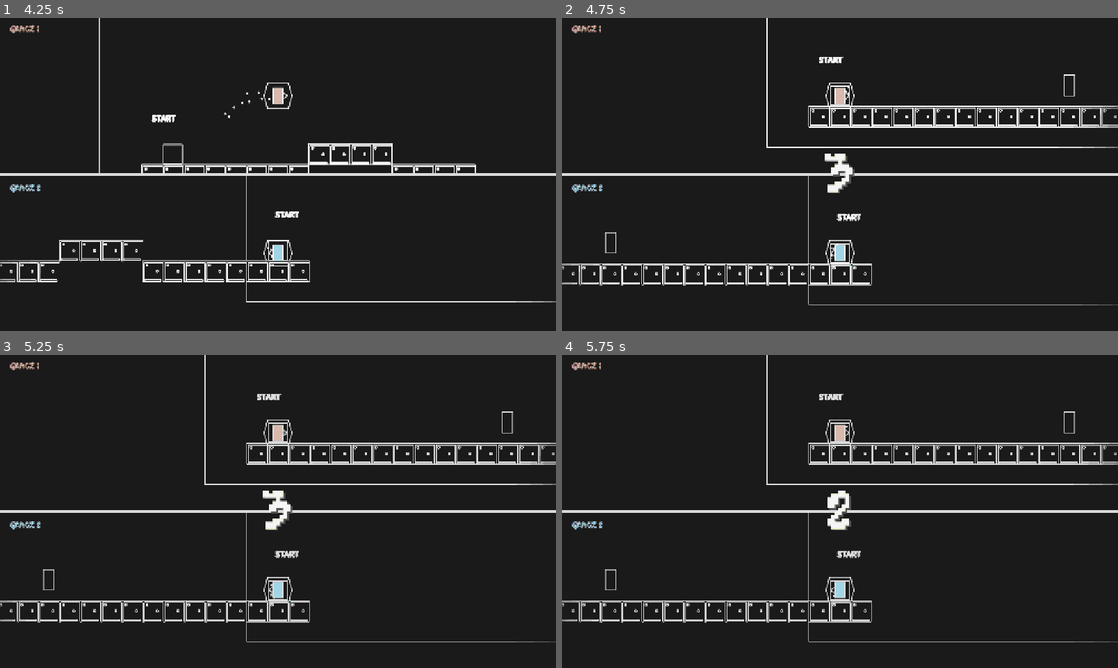
Above: before the commit, frames 1-4 (two rows, left to right).
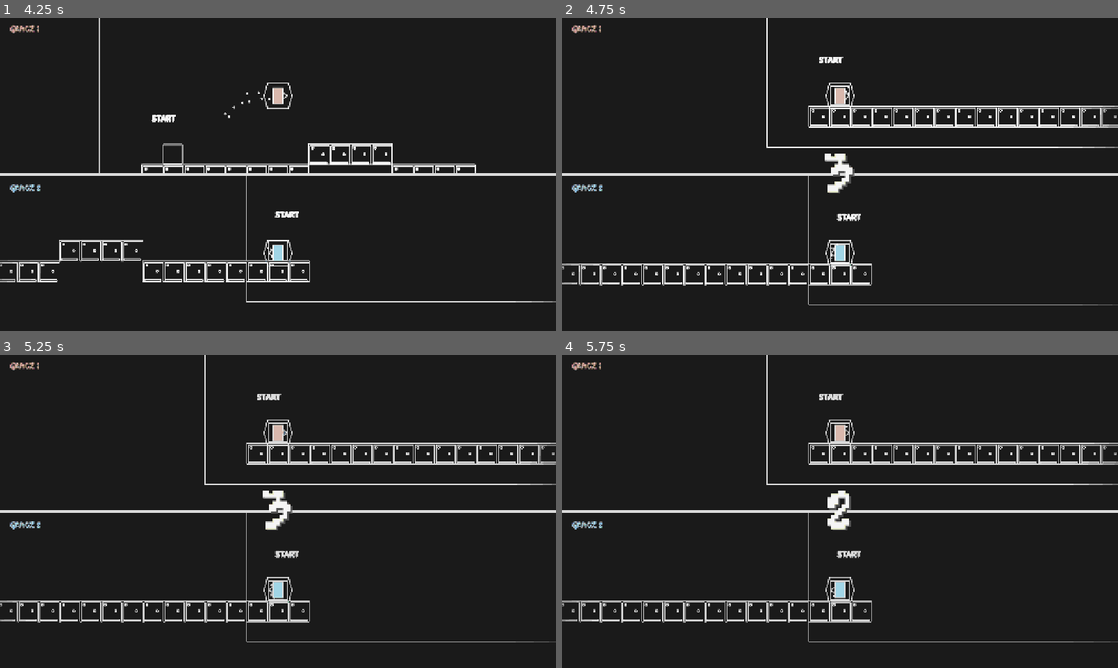
Above: after the commit, the same moments.

Repository: ketr4x/Haven
Game: Godot game, scene res://scenes/game/race.tscn
Two runs of this game, one before a commit and one after it. Both use one fixed random seed, a clock stepped at 60 frames per second and the inputs below.
Inputs:
- Up to frame 1 (4.25 s): tap Enter at 0.5 s; hold N (new_seed) 0.53-1.28 s; hold D (p1_right) 0.53-2.03 s; tap W (p1_jump) at 0.77, 1.52, 3.02, 3.77 s; tap R (restart) at 1.25, 2, 3.5 s; tap S (p1_shout) at 1.35 s; hold A (p1_left) 2.03-2.78 s; hold Left (p2_left) 2.03-2.78 s; hold D (p1_right) from 2.78 s (still down); tap Right (p2_right) at 2.85 s; hold Down (p2_shout) from 3.53 s (still down)
- Up to frame 2 (4.75 s): release D (p1_right) at 4.28 s; release Down (p2_shout) at 4.28 s; hold A (p1_left) from 4.28 s (still down); tap N (new_seed) at 4.35 s; tap W (p1_jump) at 4.52 s
- Up to frame 3 (5.25 s): release A (p1_left) at 5.03 s; hold D (p1_right) from 5.03 s (still down); hold S (p1_shout) from 5.03 s (still down)
- Up to frame 4 (5.75 s): keep holding D (p1_right); keep holding S (p1_shout)

Frame 1 is identical in both runs. In frame 2, less than 0.1% of the frame differs, in the area x 7-93%, y 18-76%; in frame 3, less than 0.1%; in frame 4, less than 0.1%.

Commit message:
Remove unused bridge beacon

Diff:
--- a/scenes/levels/chunks/chunk_bridge.tscn
+++ b/scenes/levels/chunks/chunk_bridge.tscn
@@ -19,8 +19,3 @@
 [node name="Terrain" type="TileMapLayer" parent="."]
 position = Vector2(-24, -24)
 tile_set = ExtResource("2_tiles")
-
-[node name="Beacon" type="Polygon2D" parent="."]
-position = Vector2(192, -48)
-polygon = PackedVector2Array(-12, -48, 12, -48, 12, 0, -12, 0)
-color = Color(0.509804, 0.709804, 0.85098, 0.45)
Not shown, changed: AGENTS.md
